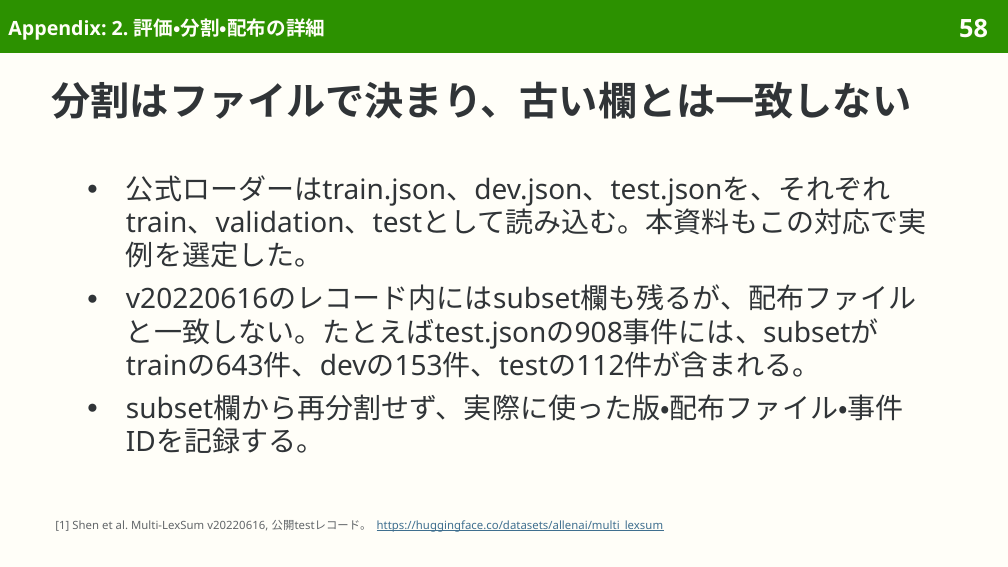
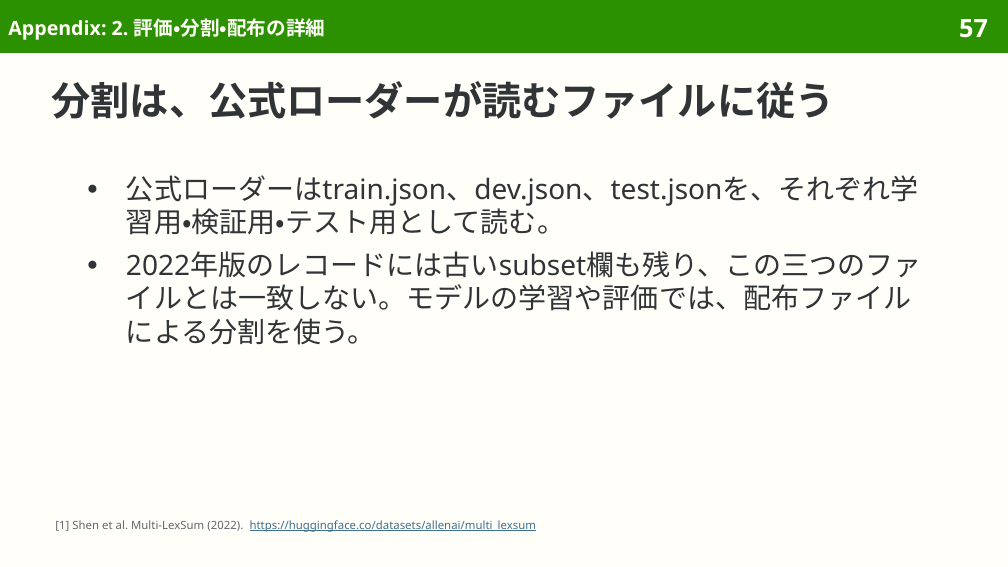
Before and after one commit to sasakiy84/datasets-in-10-minutes, a slide deck: slide 57 of slides/datasets-in-10-minutes-multilexsum.pptx (slide 58 before the commit). Drawn at 1008x567 pixels with LibreOffice and Linux fonts; fonts in the diff are those of the drawing. Boxes give left, top, right and bottom in pixels: in the first picture for what was removed or moved away, otherwise in the second. Text is boxed around its words. In the diff, an @@ line names an element or a change of style, - is before the commit and + after.

Commit message:
Center Multi-LexSum on expert civil-rights lawsuit summaries

```diff
--- a/slides/datasets-in-10-minutes-multilexsum.pptx
+++ b/slides/datasets-in-10-minutes-multilexsum.pptx
@@ page number at <box>959,19,988,38</box>: text changed @@
-58
+57
@@ title at <box>52,81,835,119</box>: text changed @@
-分割はファイルで決まり、古い欄とは一致しない
+分割は、公式ローダーが読むファイルに従う
@@ text at <box>126,175,922,345</box>: text changed @@
-● 公式ローダーはtrain.json、dev.json、test.jsonを、それぞれtrain、validation、testとして読み込む。本資料もこの対応で実例を選定した。
-● v20220616のレコード内にはsubset欄も残るが、配布ファイルと一致しない。たとえばtest.jsonの908事件には、subsetがtrainの643件、devの153件、testの112件が含まれる。
-● subset欄から再分割せず、実際に使った版・配布ファイル・事件IDを記録する。
+● 公式ローダーはtrain.json、dev.json、test.jsonを、それぞれ学習用・検証用・テスト用として読む。
+● 2022年版のレコードには古いsubset欄も残り、この三つのファイルとは一致しない。モデルの学習や評価では、配布ファイルによる分割を使う。
@@ text at <box>55,520,536,532</box>: text changed @@
-[1] Shen et al. Multi-LexSum v20220616, 公開testレコード。 https://huggingface.co/datasets/allenai/multi_lexsum
+[1] Shen et al. Multi-LexSum (2022). https://huggingface.co/datasets/allenai/multi_lexsum
```
Also in this commit, not shown: 44 other slides changed, 6 slides removed, 38 other files.
